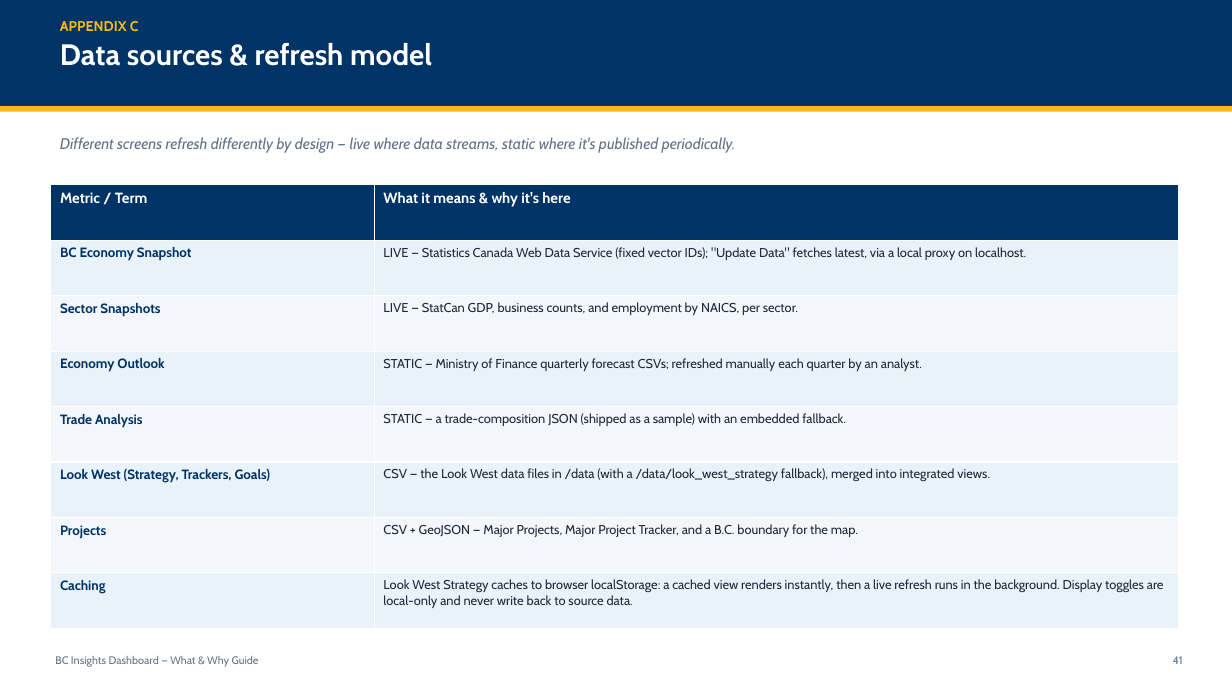
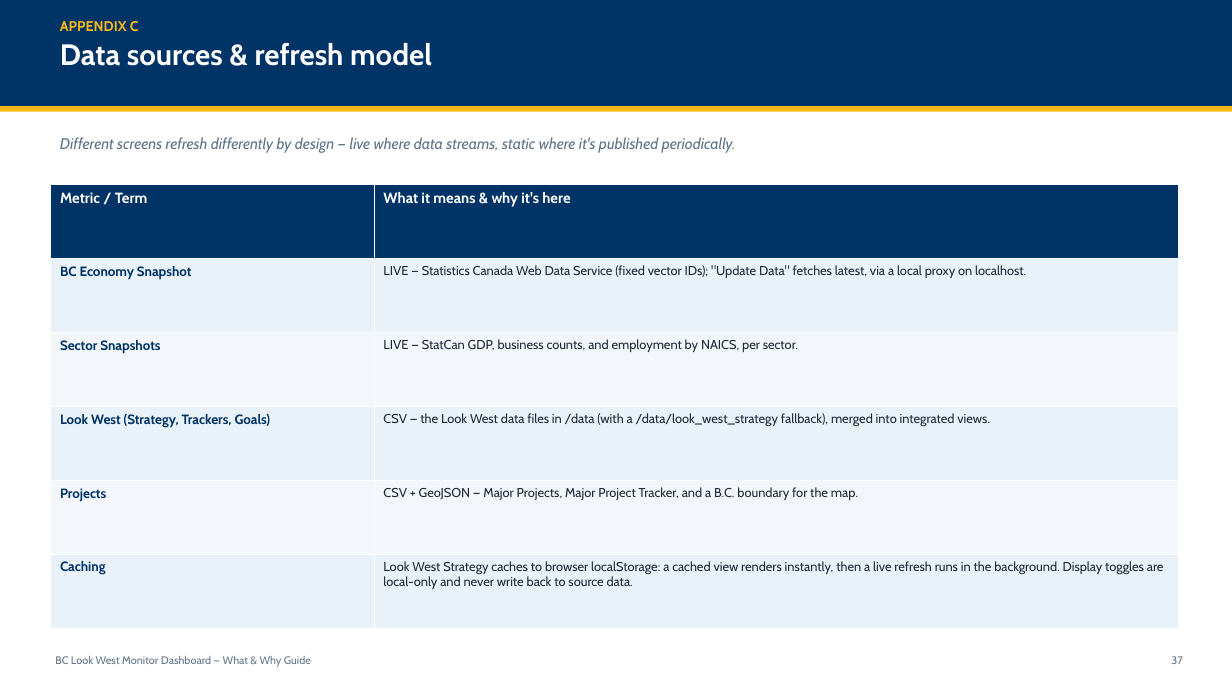
Before and after one commit to bcgov/BCLS, a slide deck: slide 38 of BCLS_Dashboard_Guide.pptx (slide 42 before the commit). Drawn at 1232x693 pixels with LibreOffice and Linux fonts; fonts in the diff are those of the drawing. Boxes give left, top, right and bottom in pixels: in the first picture for what was removed or moved away, otherwise in the second. Text is boxed around its words. In the diff, an @@ line names an element or a change of style, - is before the commit and + after.

```diff
--- a/BCLS_Dashboard_Guide.pptx
+++ b/BCLS_Dashboard_Guide.pptx
@@ table at [51,185,1178,628] @@
-row 4: Economy Outlook | STATIC — Ministry of Finance quarterly forecast CSVs; refreshed manually each quarter by an analyst.
-row 5: Trade Analysis | STATIC — a trade-composition JSON (shipped as a sample) with an embedded fallback.
@@ text at [55,656,311,667]: text changed @@
-BC Insights Dashboard — What & Why Guide
+BC Look West Monitor Dashboard — What & Why Guide
@@ text at [1171,656,1182,664]: text changed @@
-41
+37
```
Also in this commit, not shown: 39 other slides changed, 8 slides added, 4 slides removed.
